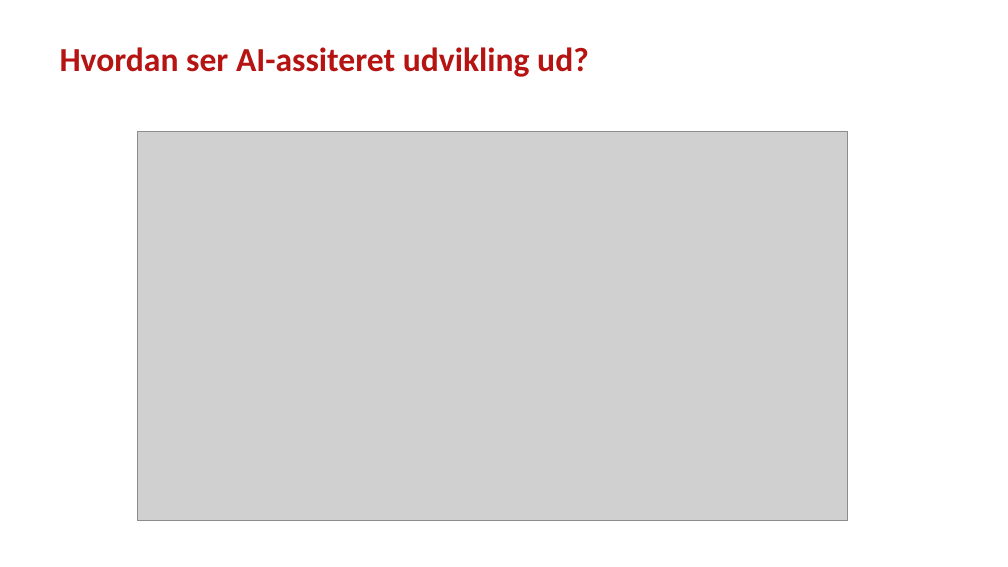
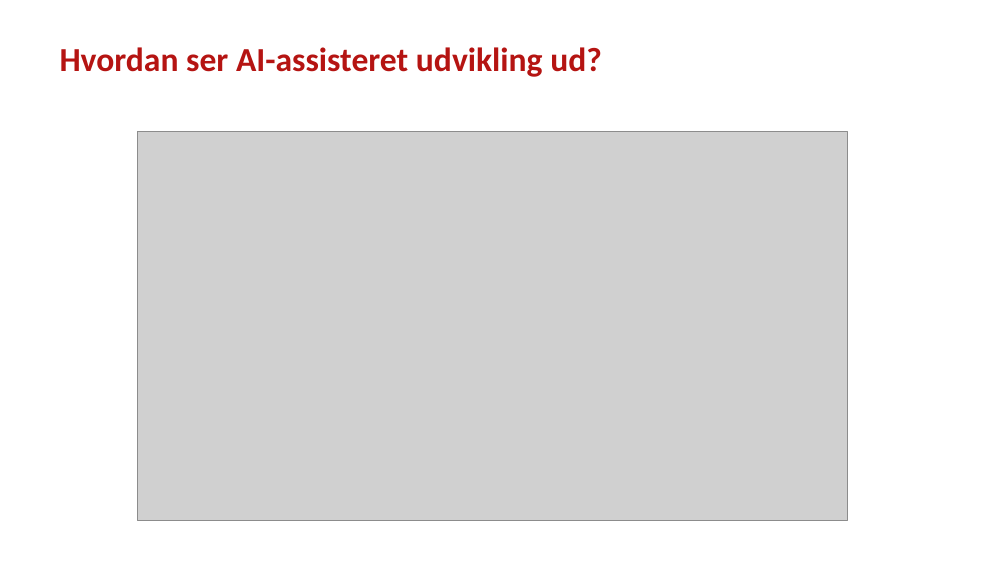
Before and after one commit to steenhulthin/DEK26_Vibe-coding-AI-assisteret-udvikling-og-ArcGIS, a slide deck: slide 8 of Vibe coding og AI-assisteret udvikling af geodata-dashboards - Steen Hulthin Rasmussen - SSI - 14.11.2025.pptx. Drawn at 1008x567 pixels with LibreOffice and Linux fonts; fonts in the diff are those of the drawing; grey boxes stand for pictures; background and template pictures are left out. Boxes give left, top, right and bottom in pixels: in the first picture for what was removed or moved away, otherwise in the second. Text is boxed around its words. In the diff, an @@ line names an element or a change of style, - is before the commit and + after.

```diff
--- a/Vibe coding og AI-assisteret udvikling af geodata-dashboards - Steen Hulthin Rasmussen - SSI - 14.11.2025.pptx
+++ b/Vibe coding og AI-assisteret udvikling af geodata-dashboards - Steen Hulthin Rasmussen - SSI - 14.11.2025.pptx
@@ title at [60,47,602,77]: text changed @@
-Hvordan ser AI-assiteret udvikling ud?
+Hvordan ser AI-assisteret udvikling ud?
```
Also in this commit, not shown: 9 other slides changed.
